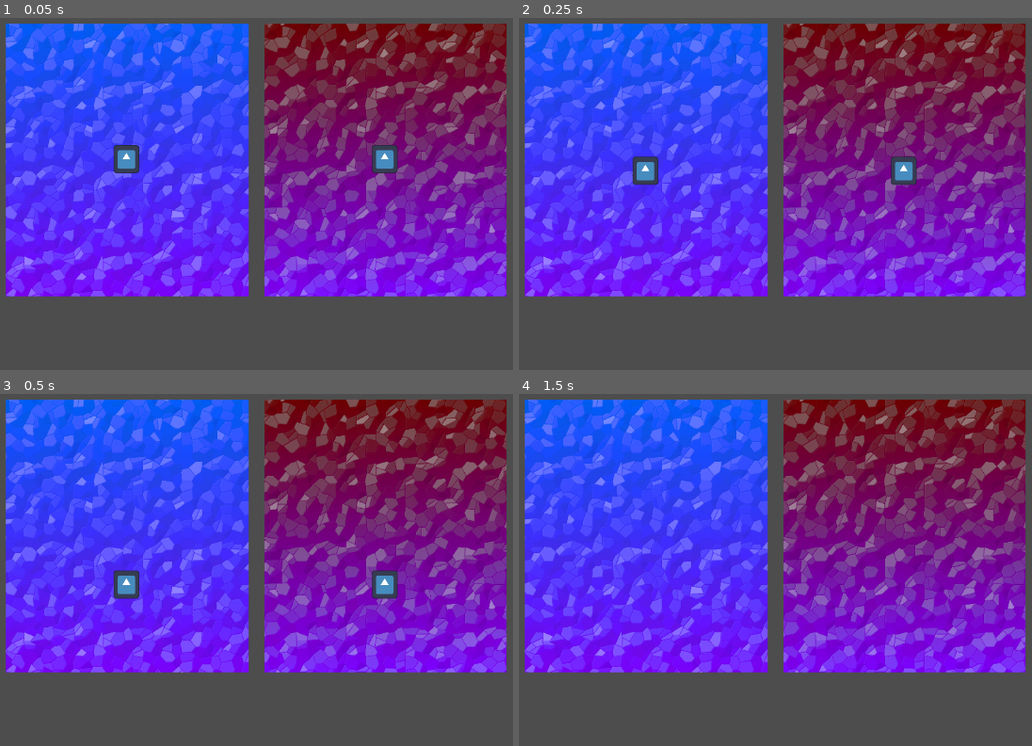
Above: before the commit, frames 1-4 (two rows, left to right).
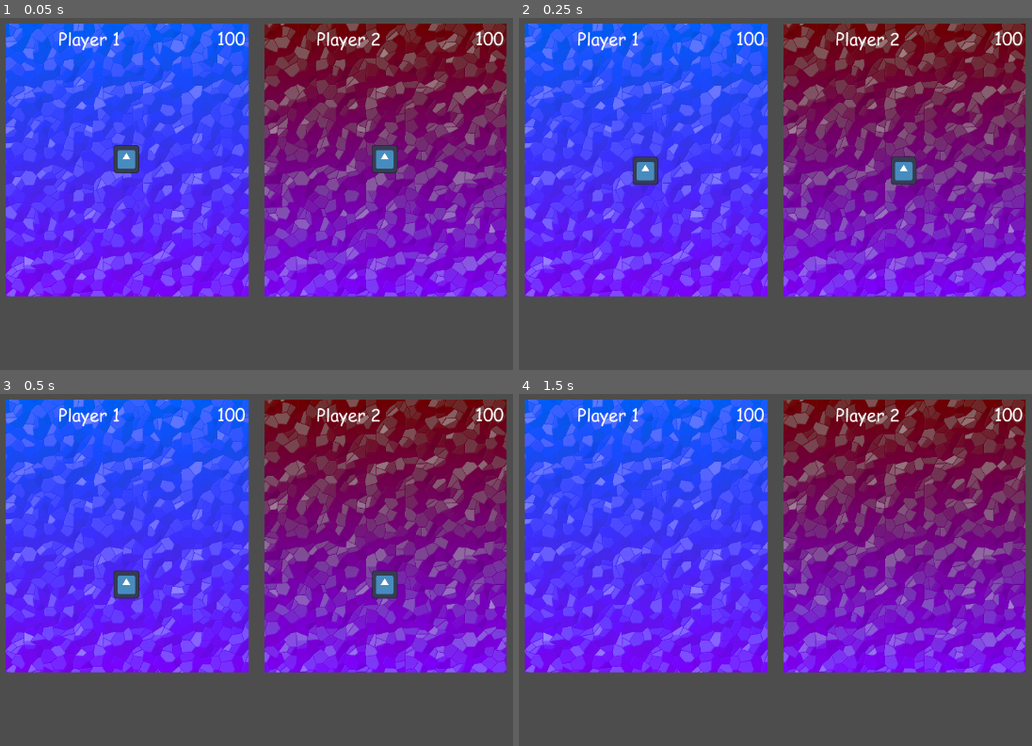
Above: after the commit, the same moments.

Repository: LegacyMD/xd_tower
Game: Godot game, scene res://scenes/root_scene.tscn
Same seed, same stepped clock (60 frames per second), same inputs: the game is played once before the commit and once after it. The engine's default icon, where the game draws it, is replaced by a stand-in: a white triangle on a blue panel in a dark square.
Inputs:
- Up to frame 1 (0.05 s): no input
- Up to frame 2 (0.25 s): no input
- Up to frame 3 (0.5 s): no input
- Up to frame 4 (1.5 s): hold Right (ui_right) 0.53-1.28 s; hold Left (ui_left) from 1.28 s (still down)

The runs differ from the first frame. In frame 1, 0.6% of the frame differs, in the area x 11-99%, y 3-10%; in frame 2, 0.6%; in frame 3, 0.6%; in frame 4, 0.6%.

Commit message:
Add labels

Diff:
--- a/scenes/player_view.tscn
+++ b/scenes/player_view.tscn
@@ -1,7 +1,8 @@
-[gd_scene load_steps=4 format=3 uid="uid://c0df40lhsahqm"]
+[gd_scene load_steps=5 format=3 uid="uid://c0df40lhsahqm"]
 
 [ext_resource type="Texture2D" uid="uid://k56ue13rongu" path="res://images/bg1.png" id="1_g4c12"]
 [ext_resource type="PackedScene" uid="uid://cmsiiqo6trr02" path="res://scenes/player.tscn" id="1_wpenj"]
+[ext_resource type="FontFile" uid="uid://1a64xqtvvu7t" path="res://fonts/COMIC.TTF" id="3_3bjkn"]
 
 [sub_resource type="RectangleShape2D" id="RectangleShape2D_d1cn2"]
 size = Vector2(964.211, 176.711)
@@ -26,6 +27,25 @@
 position = Vector2(0.0377138, 65.5922)
 shape = SubResource("RectangleShape2D_d1cn2")
 
+[node name="PlayerNameLabel" type="Label" parent="."]
+offset_left = -159.0
+offset_top = -310.0
+offset_right = -5.0
+offset_bottom = -253.0
+theme_override_fonts/font = ExtResource("3_3bjkn")
+theme_override_font_sizes/font_size = 40
+text = "Player 1"
+
+[node name="ScoreLabel" type="Label" parent="."]
+offset_left = 87.0
+offset_top = -311.0
+offset_right = 279.0
+offset_bottom = -258.0
+theme_override_fonts/font = ExtResource("3_3bjkn")
+theme_override_font_sizes/font_size = 40
+text = "100"
+horizontal_alignment = 2
+
 [connection signal="area_entered" from="Area2D" to="Player" method="_on_area_2d_area_entered"]
 [connection signal="body_entered" from="Area2D" to="Player" method="_on_area_2d_body_entered"]
 [connection signal="tree_entered" from="Area2D/CollisionShape2D" to="Player" method="_on_collision_shape_2d_tree_entered"]
--- a/scenes/root_scene.tscn
+++ b/scenes/root_scene.tscn
@@ -14,6 +14,9 @@
 [node name="Background" parent="PlayerView2" index="0"]
 texture = ExtResource("2_3fxt5")
 
+[node name="PlayerNameLabel" parent="PlayerView2" index="3"]
+text = "Player 2"
+
 [node name="Camera2D" type="Camera2D" parent="."]
 position = Vector2(4, -14)
 zoom = Vector2(0.655, 0.655)
